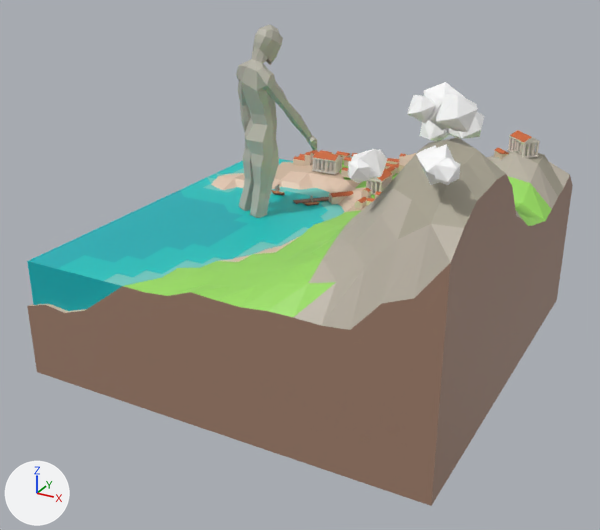
Before and after pictures for a commit that changed the glTF model static/models/giant.glb.
One viewpoint serves both versions: a 50 mm camera at (7.08, -13.68, 7.2) aimed at (-0.07, -0.67, 0.69). Lighting does not change. The marker at lower left points along +X, +Y and +Z. Where no turn or scale is listed for an object, it has been applied to the vertices. Vertices at the same position are counted once.

Names of what the first picture shows: 'CloudBig.002', 'CloudBig.003', 'CloudSmall.002', 'CloudSmall.003', 'Giant.001', 'SeaTop', 'TerrainBottom', 'TerrainTop'.
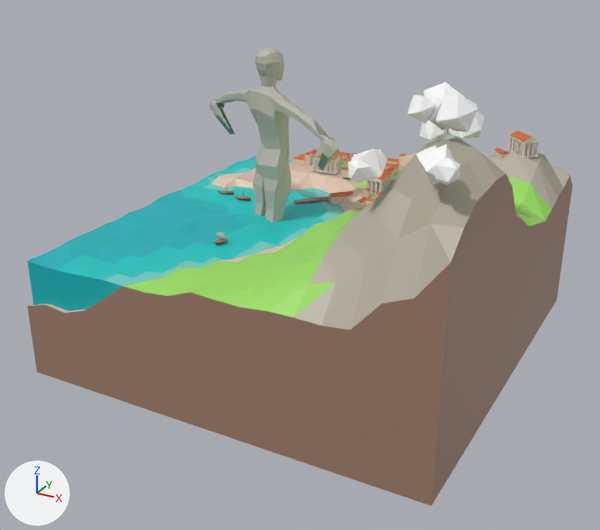
Patch to the scene script:
```diff
--- a/static/models/giant.glb.py
+++ b/static/models/giant.glb.py
@@ me_cube_003 @@
 # used by ob_seatop; location = (0.0, 0.0, 1.21)
-me_cube_003.from_pydata(...)  # 436 vertices, 701 faces; spans x -3.92..3.92, y -3.92..3.92, z -0.6..0.0
+me_cube_003.from_pydata(...)  # 617 vertices, 1144 faces; spans x -3.92..3.92, y -3.92..3.92, z -0.6..0.05
+# me_cube_003 part 1: 200 vertices moved from x -3.92..3.92, y -3.92..3.92, z 0.0 to x -3.92..3.92, y -3.92..3.92, z -0.04..0.05; 60 vertices removed from x -1.78..3.92, y -3.92..3.92, z 0.0; 241 vertices added at x -1.78..3.92, y -3.92..3.92, z -0.05..0.04
 me_cube_003.materials.append(mat_seadarkblue)
@@ me_cube_053 @@
+me_cube_053.from_pydata(...)  # 346 vertices, 688 faces; spans x -3.34..0.74, y -1.07..0.87, z 1.11..5.71
+me_cube_053.materials.append(mat_stoneskin)  # grey #bab7aa
@@ me_plane_004 @@
+me_plane_004.from_pydata(...)  # 54 vertices, 92 faces; spans x -0.183..0.158, y -0.107..0.101, z 0.0..0.231
+# faces by material slot: [12, 28, 28, 24]
+me_plane_004.materials.append(mat_boathull)  # orange #bf804f
+me_plane_004.materials.append(mat_boatmast)  # orange #b57854
+me_plane_004.materials.append(mat_boatsail)  # light grey #bfb1a7
+me_plane_004.materials.append(mat_boathulldark)  # brown #995c3e
@@ me_plane_003 @@
+me_plane_003.from_pydata(...)  # 54 vertices, 92 faces; spans x -0.198..0.17, y -0.091..0.087, z 0.0..0.231
+# faces by material slot: [12, 28, 28, 24]
+me_plane_003.materials.append(mat_boathull)  # orange #bf804f
+me_plane_003.materials.append(mat_boatmast)  # orange #b57854
+me_plane_003.materials.append(mat_boatsail)  # light grey #bfb1a7
+me_plane_003.materials.append(mat_boathulldark)  # brown #995c3e
@@ ob_boat_002 @@
-ob_boat_002 = bpy.data.objects.new('Boat.002', me_plane_001)
-ob_boat_002.location = (-0.84, 1.24, 1.19)
@@ ob_giant_001 @@
-ob_giant_001 = bpy.data.objects.new('Giant.001', me_cube_011)
-ob_giant_001.location = (-1.46, 0.71, 3.86)
@@ ob_giant @@
+ob_giant = bpy.data.objects.new('Giant', me_cube_053)
+ob_giant.location = (0.0, 0.34, -1.1)
@@ ob_boat_005 @@
+ob_boat_005 = bpy.data.objects.new('Boat.005', me_plane_004)
+ob_boat_005.location = (-2.8, 0.94, 1.21)
@@ ob_boat_004 @@
+ob_boat_004 = bpy.data.objects.new('Boat.004', me_plane_003)
+ob_boat_004.location = (-2.27, 0.79, 1.21)
```

Changed parts and their boxes [x1, y1, x2, y2] in the pictures (600 x 530 px):
'SeaTop', reshaped
    before: [27, 159, 344, 307]
    after: [27, 156, 344, 307]
'Giant', added
    after: [209, 47, 339, 223]
'Giant.001', deleted
    before: [236, 25, 317, 218]
'Boat.002', deleted
    before: [303, 195, 320, 206]
'Boat.004', added
    after: [235, 191, 251, 200]
'Boat.005', added
    after: [218, 185, 234, 194]
